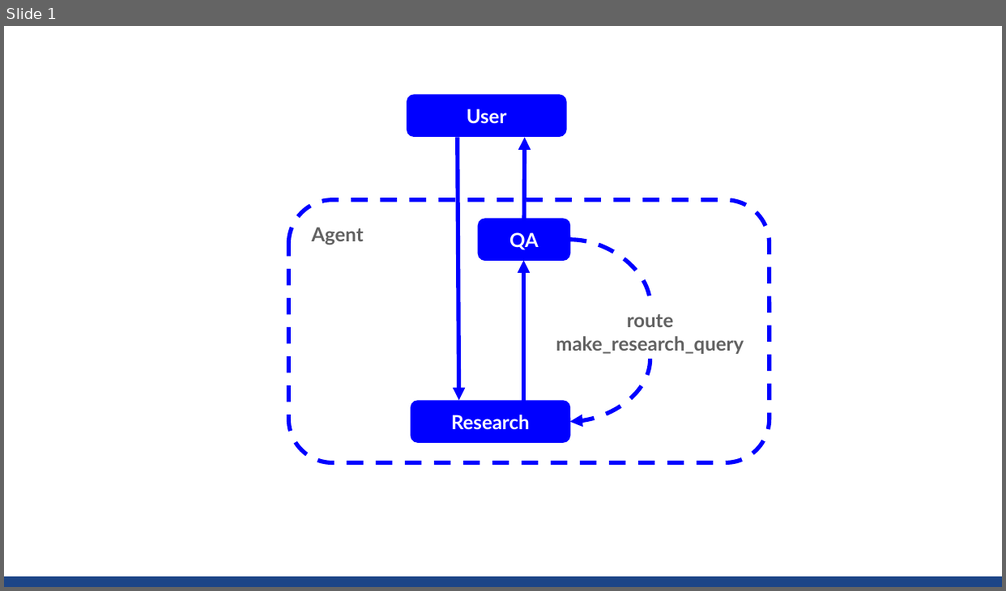
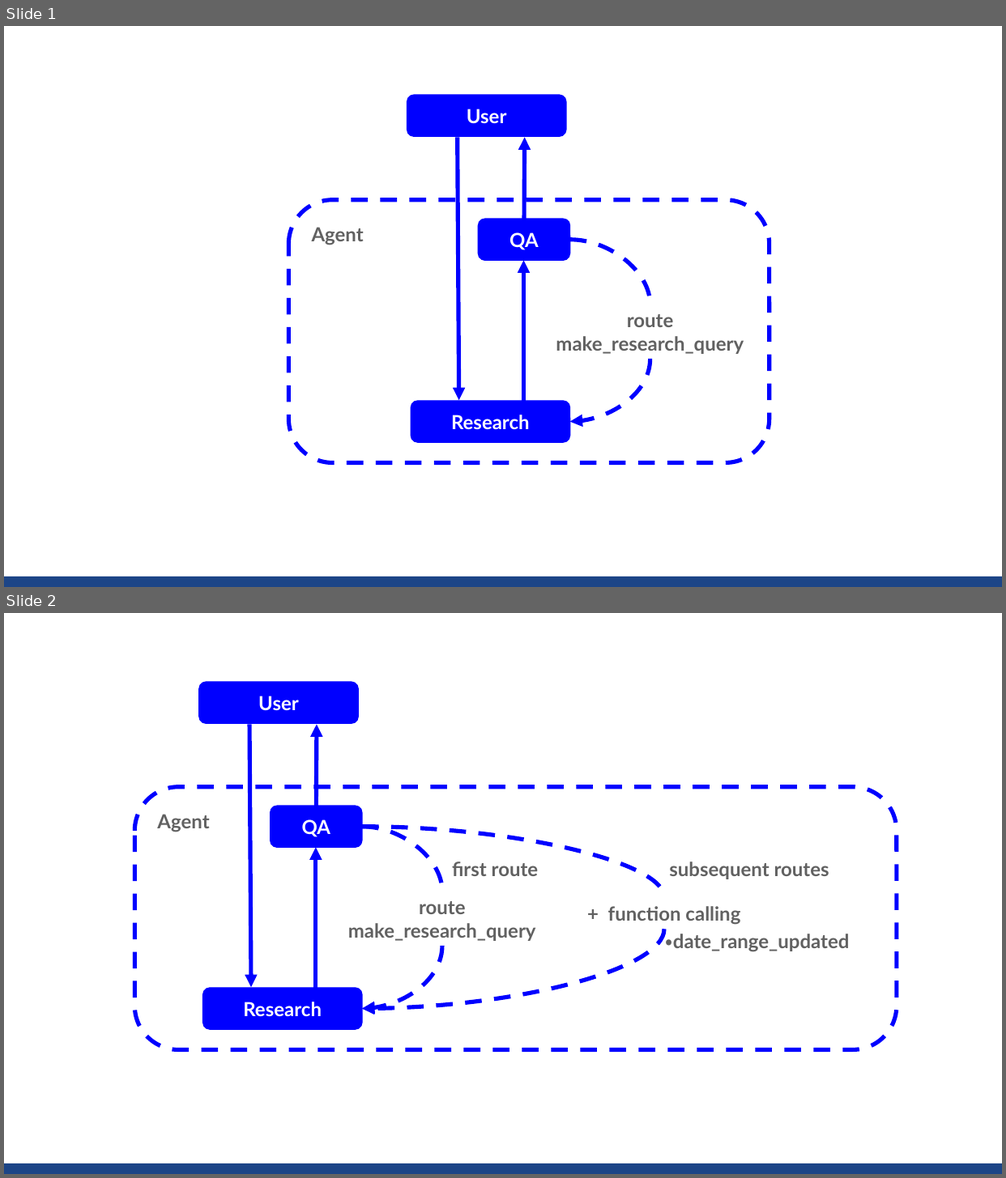
Before and after one commit to sekihan02/code_sundbox, a slide deck: search_small_agent.pptx. Shown one above the other, each under a label of ours: slide 1 before the commit, slides 1 and 2 after it. The pictures are 1006x591 and 1006x1178 pixels, drawn with LibreOffice and Linux fonts; fonts in the diff are those of the drawing. Boxes give left, top, right and bottom in pixels: in the first picture for what was removed or moved away, otherwise in the second. Text is boxed around its words. In the diff, an @@ line names an element or a change of style, - is before the commit and + after.

```diff
--- a/search_small_agent.pptx
+++ b/search_small_agent.pptx
@@ slide 2 added at box(4, 613, 1002, 1174), background #FFFFFF; not listed: 1 template element that a slide beside it also shows @@
@@ rounded rectangle added at box(199, 682, 358, 724), fill #0000FF, outline #0000FF 0.75 pt, 14 pt, text #FFFFFF, bold @@
+User
@@ arrow added from (249, 725) to (252, 987), #0000FF 3 pt @@
@@ arrow added from (317, 806) to (317, 725), #0000FF 3 pt @@
@@ rounded rectangle added at box(134, 786, 896, 1050), outline #0000FF 3 pt dashed, 14 pt, text #616161, bold @@
+Agent
@@ rounded rectangle added at box(270, 806, 362, 848), fill #0000FF, outline #0000FF 0.75 pt, 14 pt, text #FFFFFF, bold @@
+QA
@@ curved line added from (362, 827) to (442, 892), #0000FF 3 pt dashed @@
@@ curved line added from (362, 827) to (665, 897), #0000FF 3 pt dashed @@
@@ arrow added from (315, 988) to (315, 848), #0000FF 3 pt @@
@@ text added at box(452, 862, 539, 876), 14 pt, text #616161, bold @@
+first route
@@ text added at box(669, 862, 829, 879), 14 pt, text #616161, bold @@
+subsequent routes
@@ rounded rectangle added at box(331, 892, 554, 946), fill #FFFFFF, outline #FFFFFF 0.75 pt, 14 pt, text #616161, bold @@
+route
+make_research_query
@@ rounded rectangle added at box(573, 897, 754, 930), fill #FFFFFF, outline #FFFFFF 0.75 pt, 14 pt, text #616161, bold @@
++ function calling
@@ curved arrow added from (442, 946) to (362, 1009), #0000FF 3 pt dashed @@
@@ curved arrow added from (665, 930) to (362, 1009), #0000FF 3 pt dashed @@
@@ text added at box(666, 929, 850, 952), 14 pt, text #616161, bold @@
+・date_range_updated
@@ rounded rectangle added at box(202, 988, 361, 1030), fill #0000FF, outline #0000FF 0.75 pt, 14 pt, text #FFFFFF, bold @@
+Research
```
Also in this commit, not shown: 1 other slide added, 3 other files.
